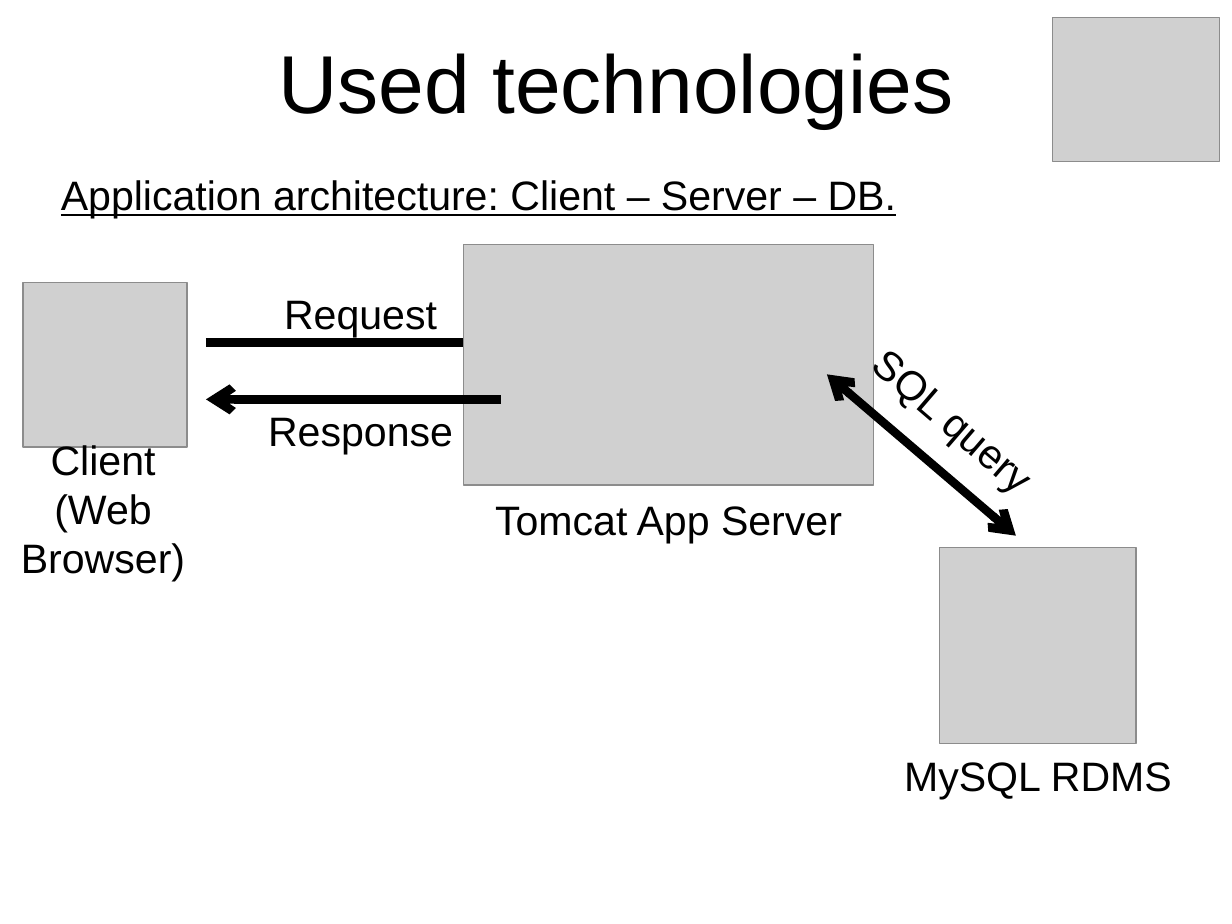
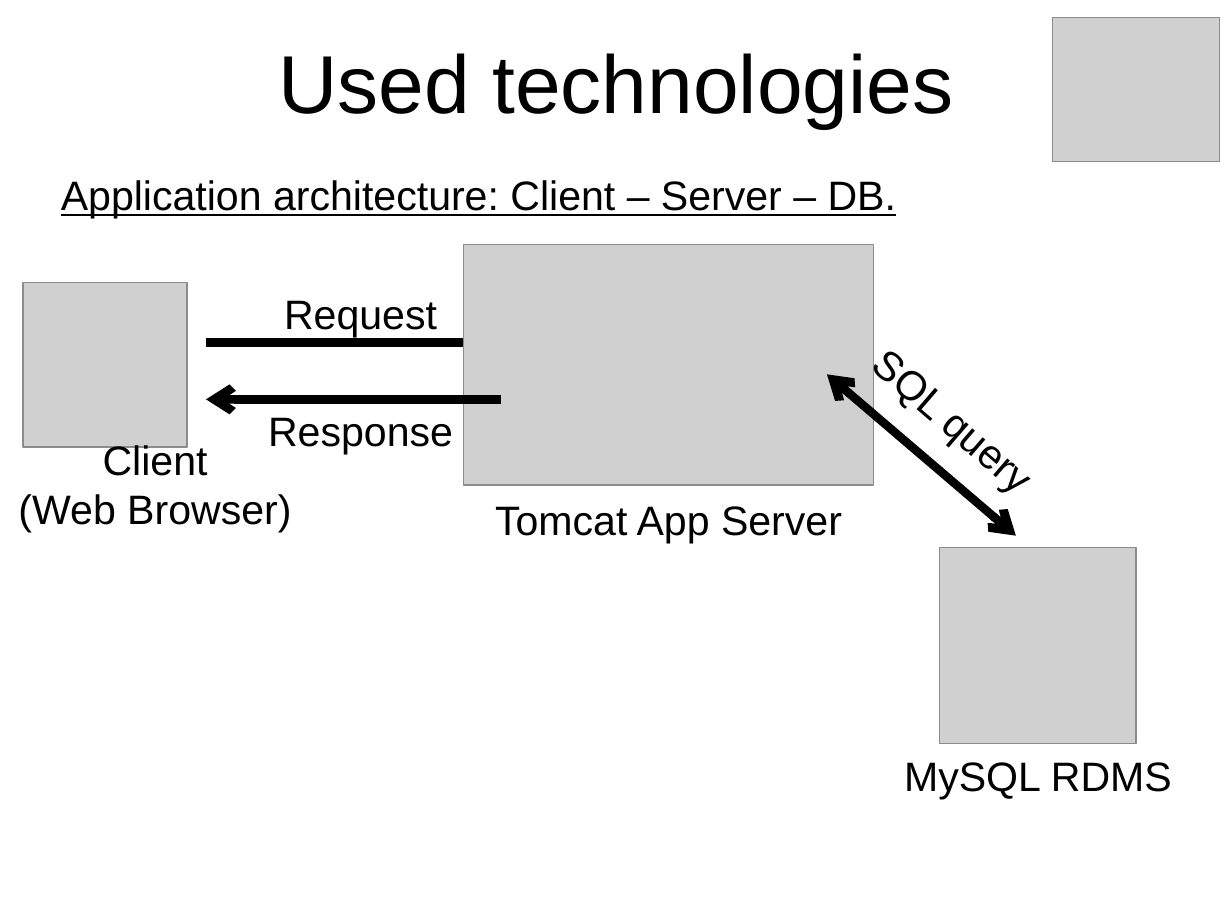
Before and after one commit to jahstreet/JCasino, a slide deck: slide 11 of JCasino presentation.pptx. Drawn at 1232x924 pixels with LibreOffice and Linux fonts; fonts in the diff are those of the drawing; grey boxes stand for pictures; background and template pictures are left out. Boxes give left, top, right and bottom in pixels: in the first picture for what was removed or moved away, otherwise in the second. Text is boxed around its words. In the diff, an @@ line names an element or a change of style, - is before the commit and + after.

```diff
--- a/JCasino presentation.pptx
+++ b/JCasino presentation.pptx
@@ text at (x1=18, y1=442, x2=291, y2=533): text changed @@
-Client (Web Browser)
+Client
+(Web Browser)
```
Also in this commit, not shown: 13 other slides changed, 15 other files.
